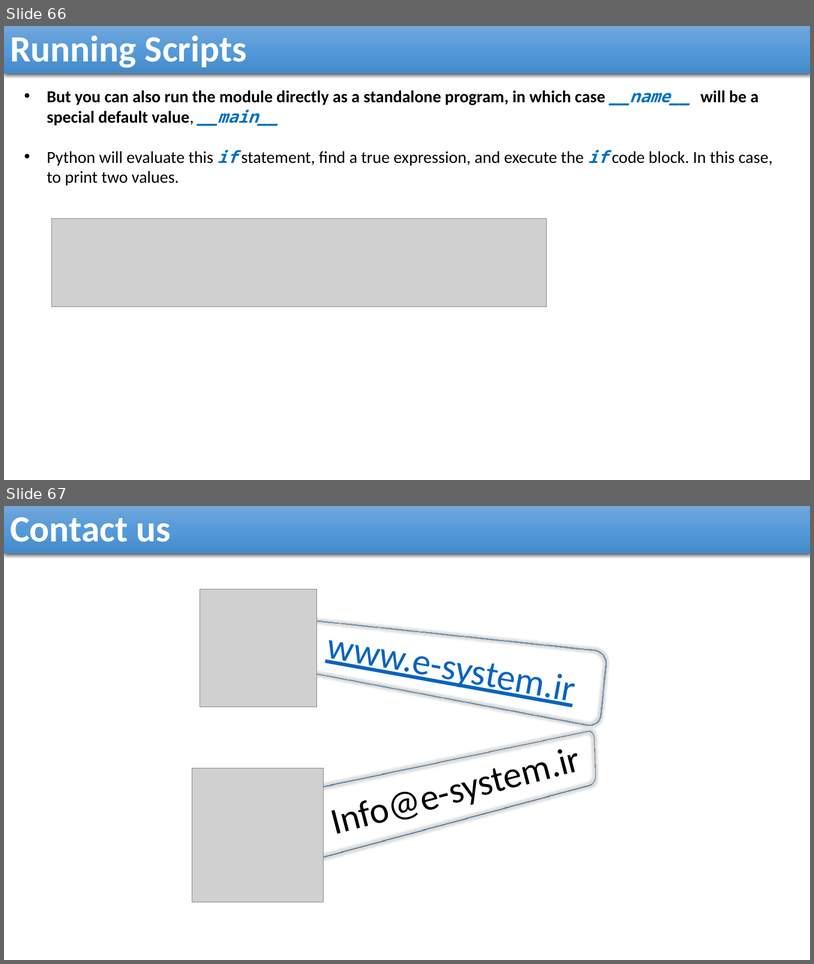
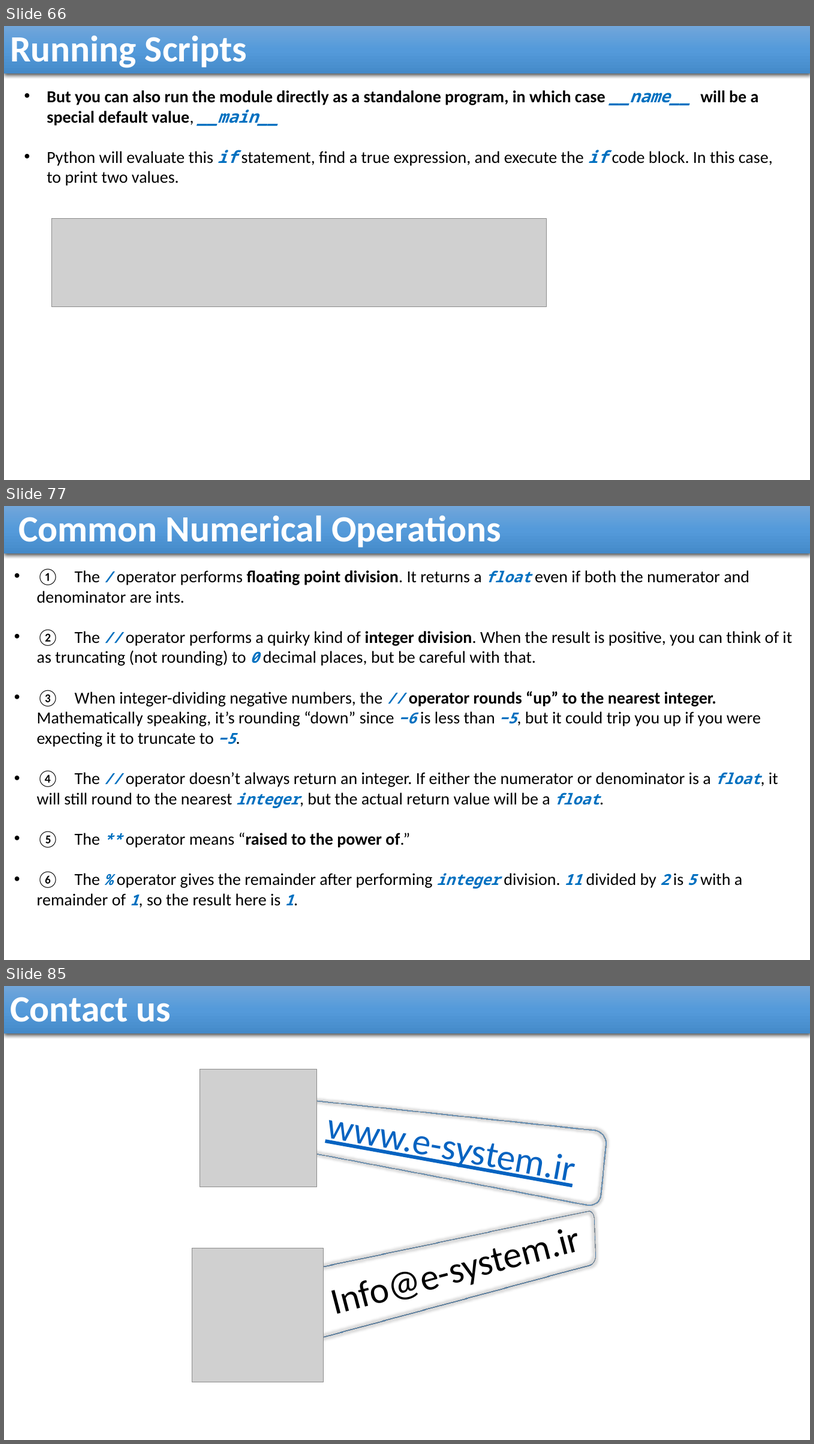
Before and after one commit to reza-arjmandi/rpi-course, a slide deck: session2/presentation/Python Basics.pptx. Shown one above the other, each under a label of ours: slides 66 and 67 before the commit, slides 66, 77 and 85 after it; the slides between them are not shown. The pictures are 814x964 and 814x1444 pixels, drawn with LibreOffice and Linux fonts; fonts in the diff are those of the drawing; grey boxes stand for pictures. Boxes give left, top, right and bottom in pixels: in the first picture for what was removed or moved away, otherwise in the second. Text is boxed around its words. In the diff, an @@ line names an element or a change of style, - is before the commit and + after.

```diff
--- a/session2/presentation/Python Basics.pptx
+++ b/session2/presentation/Python Basics.pptx
@@ slide 77 added at (4, 506, 810, 960), background #FFFFFF @@
@@ rectangle added at (4, 506, 810, 554), fill gradient #71A6DB to #559BDB to #448ACA, 44 pt, text #FFFFFF, bold @@
+Common Numerical Operations
@@ text added at (37, 568, 792, 906), 20 pt, text #000000 @@
+• ① The / operator performs floating point division. It returns a float even if both the numerator and denominator are ints.
+• ② The // operator performs a quirky kind of integer division. When the result is positive, you can think of it as truncating (not rounding) to 0 decimal places, but be careful with that.
+• ③ When integer-dividing negative numbers, the // operator rounds “up” to the nearest integer. Mathematically speaking, it’s rounding “down” since −6 is less than −5, but it could trip you up if you were expecting it to truncate to −5.
+• ④ The // operator doesn’t always return an integer. If either the numerator or denominator is a float, it will still round to the nearest integer, but the actual return value will be a float.
+• ⑤ The ** operator means “raised to the power of.”
+• ⑥ The % operator gives the remainder after performing integer division. 11 divided by 2 is 5 with a remainder of 1, so the result here is 1.
@@ what was slide 67 is now slide 85 @@
```
Also in this commit, not shown: 17 other slides added.
